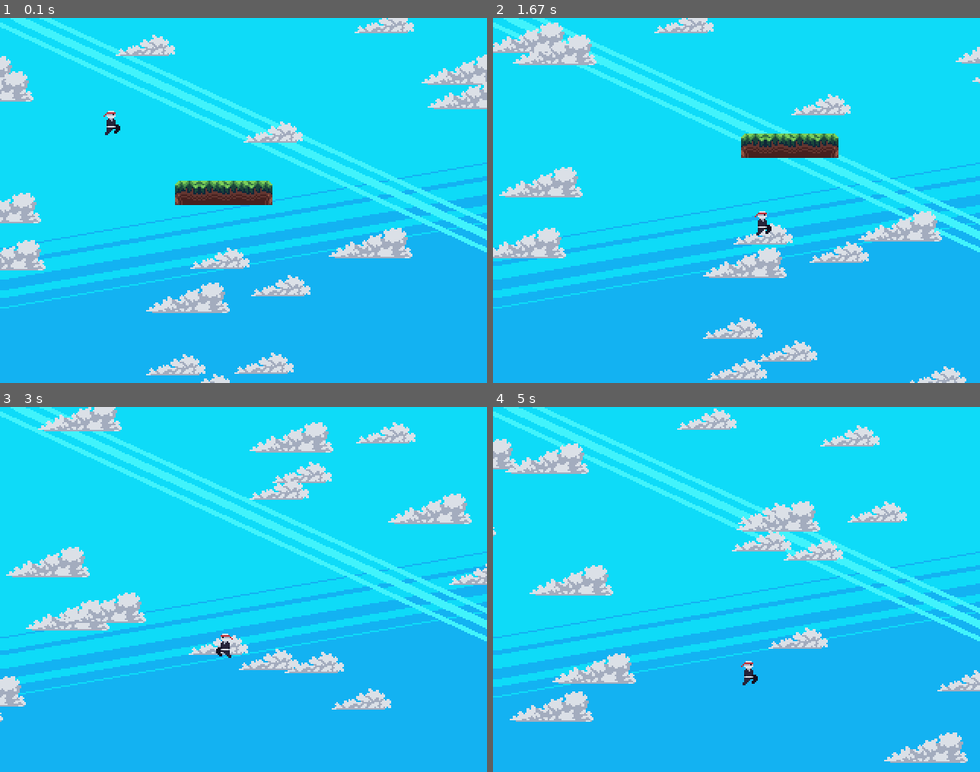
Above: before the commit, frames 1-4 (two rows, left to right).
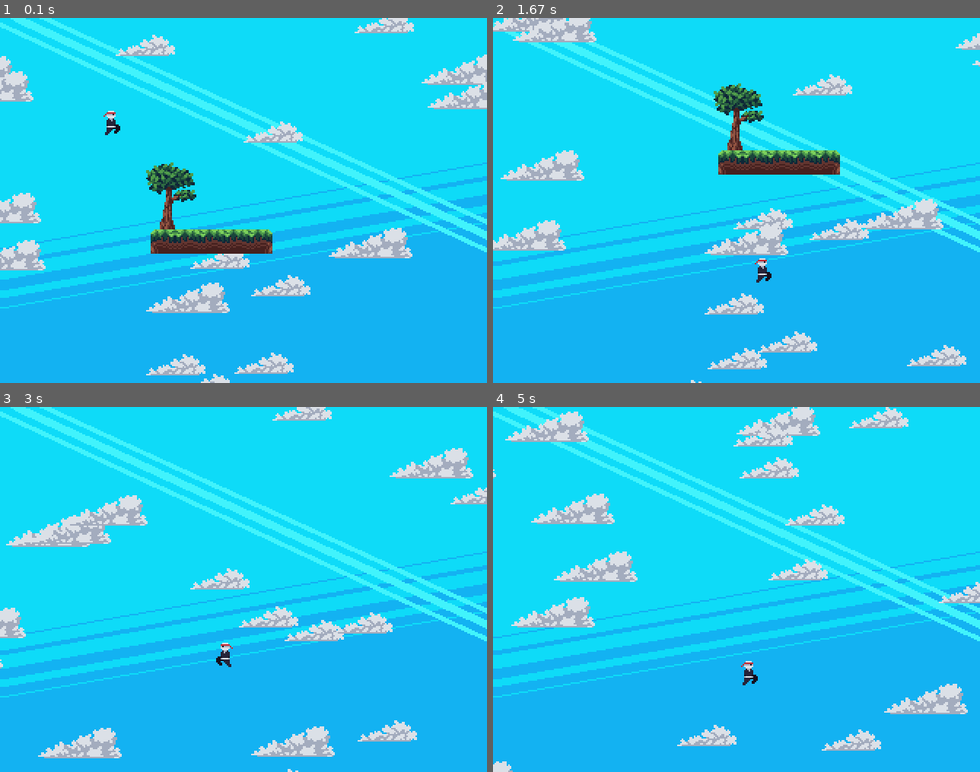
Above: after the commit, the same moments.

Repository: Galgunn/PygamePracticeNew
Game: pygame game, started from FluffysNinjaGameTut/game.py
The game is run twice, just before and just after one commit, with the same random seed, the same clock (stepped at 60 frames per second) and the same inputs.
Inputs:
- Up to frame 1 (0.1 s): no input
- Up to frame 2 (1.67 s): hold Right 0.33-0.8 s; hold Up 0.83-1.13 s; hold Right 1.17-1.63 s
- Up to frame 3 (3 s): hold Left 1.67-2.2 s; hold Left 2.23-2.63 s; hold Up from 2.67 s (still down)
- Up to frame 4 (5 s): release Up at 3.03 s; hold Right 3.07-3.7 s; hold Left 3.73-4.2 s; hold Right 4.23-4.7 s; hold Up from 4.73 s (still down)

The runs differ from the first frame. In frame 1, 3.7% of the frame differs, in the area x 30-56%, y 39-65%; in frame 2, 16%, in the area x 0-100%, y 0-100%; in frame 3, 15%; in frame 4, 15%.

Commit message:
created particles
not finished and need to continue the leaf spawners

Diff:
--- a/FluffysNinjaGameTut/game.py
+++ b/FluffysNinjaGameTut/game.py
@@ -29,7 +29,8 @@
             'player/jump': Animation(load_images('entities/player/jump')),
             'player/run': Animation(load_images('entities/player/run'), img_dur=4),
             'player/slide': Animation(load_images('entities/player/slide')),
-            'player/wall_slide': Animation(load_images('entities/player/wall_slide'))
+            'player/wall_slide': Animation(load_images('entities/player/wall_slide')),
+            'particle/leaf': Animation(load_images('particles/leaf'))
         }
 
         self.clouds = Clouds(self.assets['clouds'], count=16)
@@ -37,6 +38,13 @@
         self.player = Player(self, (50, 50), (8, 15))
 
         self.tilemap = Tilemap(self, tile_size=16)
+        self.tilemap.load('FluffysNinjaGameTut/map.json')
+
+        # particles
+        self.leaf_spawners = []
+        for tree in self.tilemap.extract([('large_decor', 2)], keep=True):
+            self.leaf_spawners.append(pygame.FRect(4 + tree['pos'][0], 4 + tree['pos'][1], 23, 13))
+            print(self.leaf_spawners)
 
         # Camera
         self.scroll = [0, 0]
@@ -55,7 +63,6 @@
             self.clouds.render(self.display, offset=render_scroll)
 
             self.tilemap.render(self.display, offset=render_scroll)
-            self.tilemap.load('FluffysNinjaGameTut/map.json')
 
             self.player.update(self.tilemap, (self.movement[1] - self.movement[0], 0))
             self.player.render(self.display, offset=render_scroll)
--- a/FluffysNinjaGameTut/map.json
+++ b/FluffysNinjaGameTut/map.json
@@ -1 +1 @@
-{"tilemap": {"6;6": {"type": "grass", "variant": 0, "pos": [6, 6]}, "7;6": {"type": "grass", "variant": 1, "pos": [7, 6]}, "8;6": {"type": "grass", "variant": 1, "pos": [8, 6]}, "9;6": {"type": "grass", "variant": 2, "pos": [9, 6]}}, "tile_size": 16, "offgrid": []}
+{"tilemap": {"5;8": {"type": "grass", "variant": 0, "pos": [5, 8]}, "6;8": {"type": "grass", "variant": 1, "pos": [6, 8]}, "7;8": {"type": "grass", "variant": 1, "pos": [7, 8]}, "8;8": {"type": "grass", "variant": 1, "pos": [8, 8]}, "9;8": {"type": "grass", "variant": 2, "pos": [9, 8]}}, "tile_size": 16, "offgrid": [{"type": "large_decor", "variant": 2, "pos": [77.0, 84.5]}]}
--- a/FluffysNinjaGameTut/scripts/particles.py
+++ b/FluffysNinjaGameTut/scripts/particles.py
@@ -1,2 +1,24 @@
 class Particle:
-    pass
+    def __init__(self, game, p_type, pos, velocity=[0, 0], frame=0):
+        self.game = game
+        self.type = p_type
+        self.pos = list(pos)
+        self.velocity = list(velocity)
+        self.animation = self.game.assets['particle/' + p_type].copy()
+        self.animation.frame = frame
+
+    def update(self):
+        kill = False
+        if self.animation.done:
+            kill = True
+
+        self.pos[0] += self.velocity[0]
+        self.pos[1] += self.velocity[1]
+
+        self.animation.update()
+
+        return kill
+
+    def render(self, surf, offset=(0, 0)):
+        img = self.animation.img()
+        surf.blit(img, (self.pos[0] - offset[0] - img.get_width() / 2, self.pos[1] - offset[1] - img.get_height() / 2))
--- a/FluffysNinjaGameTut/scripts/tilemap.py
+++ b/FluffysNinjaGameTut/scripts/tilemap.py
@@ -37,6 +37,26 @@
         self.tile_size = tile_size
         self.tilemap = {}
         self.offgrid_tiles = []
+
+    def extract(self, id_pairs, keep=False):
+        matches = []
+        for tile in self.offgrid_tiles.copy():
+            if (tile['type'], tile['variant']) in id_pairs:
+                matches.append(tile.copy())
+                if not keep:
+                    self.offgrid_tiles.remove(tile)
+
+        for loc in self.tilemap:
+            tile = self.tilemap[loc]
+            if (tile['type'], tile['variant']) in id_pairs:
+                matches.append(tile.copy())
+                matches[-1]['pos'] = matches [-1]['pos'].copy()
+                matches[-1]['pos'][0] *= self.tile_size
+                matches[-1]['pos'][1] *= self.tile_size
+                if not keep:
+                    del self.tilemap[loc]
+
+        return matches
 
     '''
     Finds tiles around pos
